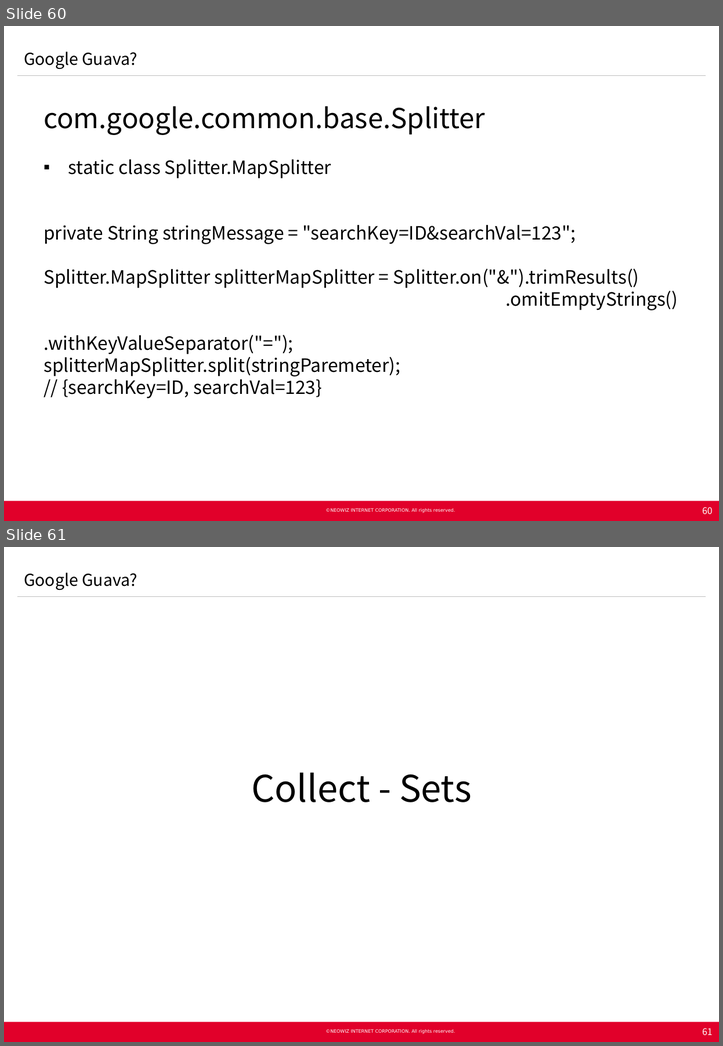
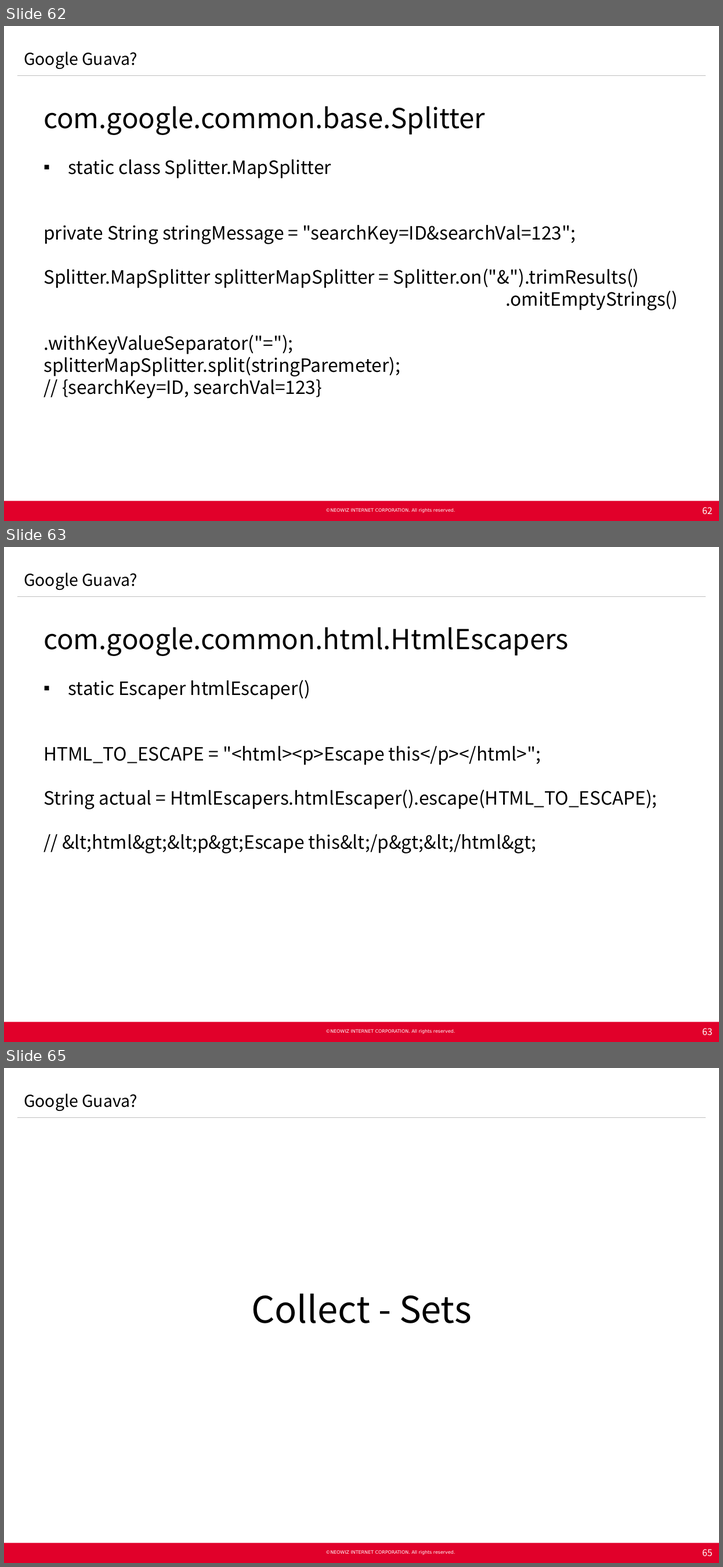
Before and after one commit to Neowizen/JavaStudy, a slide deck: Document/[2015.02.11] Java Study 1차 - Google Guava.pptx. Shown one above the other, each under a label of ours: slides 60 and 61 before the commit, slides 62, 63 and 65 after it; the slides between them are not shown. The pictures are 723x1046 and 723x1567 pixels, drawn with LibreOffice and Linux fonts; fonts in the diff are those of the drawing; background and template pictures are left out. Boxes give left, top, right and bottom in pixels: in the first picture for what was removed or moved away, otherwise in the second. Text is boxed around its words. In the diff, an @@ line names an element or a change of style, - is before the commit and + after.

Commit message:
자바 스터디 자료 - Guava 내용 추가

```diff
--- a/Document/[2015.02.11] Java Study 1차 - Google Guava.pptx
+++ b/Document/[2015.02.11] Java Study 1차 - Google Guava.pptx
@@ slide 63 added at [4,547,719,1042], background #FFFFFF; not listed: 5 template elements that a slide beside it also shows @@
@@ text added at [24,573,137,590], 18 pt, text #000000 @@
+Google Guava?
@@ text added at [43,627,657,853], 20 pt, text #000000 @@
+  com.google.common.html.HtmlEscapers
+  ▪ static Escaper htmlEscaper()
+  HTML_TO_ESCAPE = "<html><p>Escape this</p></html>";
+  String actual = HtmlEscapers.htmlEscaper().escape(HTML_TO_ESCAPE);
+  // &lt;html&gt;&lt;p&gt;Escape this&lt;/p&gt;&lt;/html&gt;
@@ page number added at [702,1028,712,1035], 10 pt, text #FFFFFF @@
+63
@@ what was slide 60 is now slide 62 @@
@@ page number at [702,507,712,514]: text changed @@
-60
+62
@@ what was slide 61 is now slide 65 @@
@@ page number at [702,1549,712,1556]: text changed @@
-61
+65
```
Also in this commit, not shown: 3 slides changed, 5 other slides added, 2 slides removed, 2 other files.
